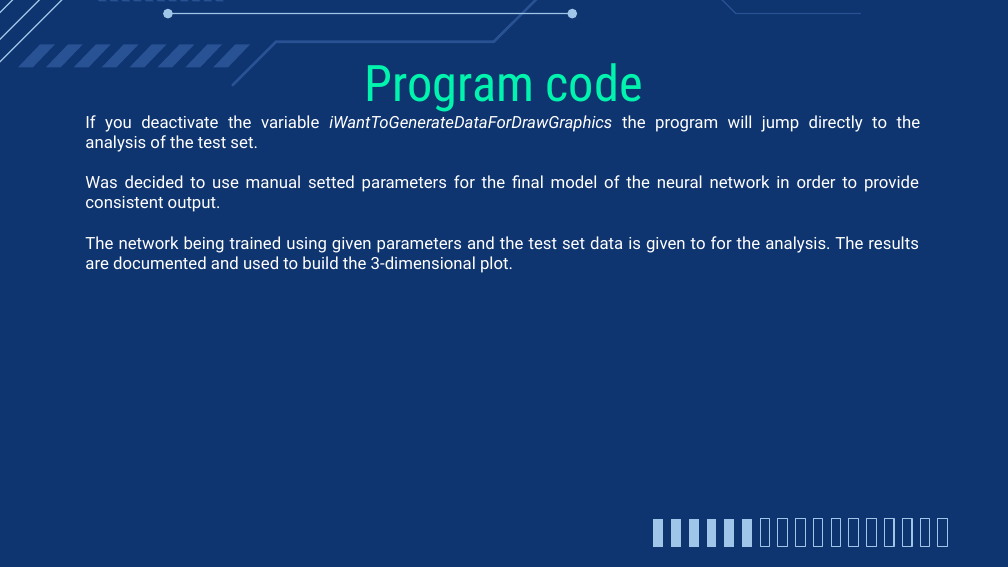
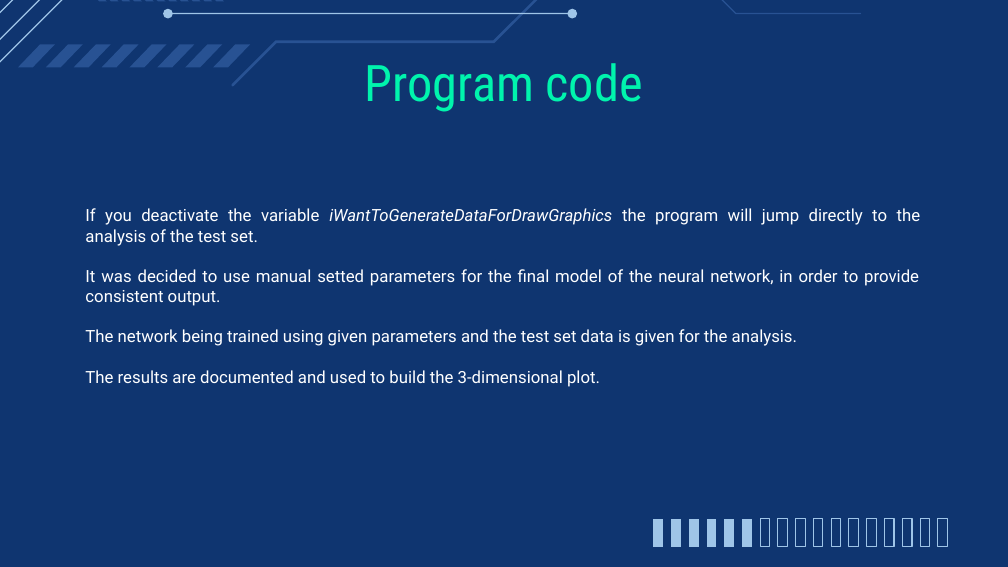
Before and after one commit to IntelligentSystemsUMAProject/LabProject01, a slide deck: slide 9 of Neural Networks.pptx. Drawn at 1008x567 pixels with LibreOffice and Linux fonts; fonts in the diff are those of the drawing. Boxes give left, top, right and bottom in pixels: in the first picture for what was removed or moved away, otherwise in the second. Text is boxed around its words. In the diff, an @@ line names an element or a change of style, - is before the commit and + after.

```diff
--- a/Neural Networks.pptx
+++ b/Neural Networks.pptx
@@ text "If you deactivate the variable ...": place and size @@
-text "If you deactivate the variable ..." at (85, 115, 921, 273)
+text "If you deactivate the variable ..." at (85, 208, 921, 387)
@@ text at (85, 269, 919, 387): text changed @@
-Was decided to use manual setted parameters for the final model of the neural network in order to provide consistent output.
-The network being trained using given parameters and the test set data is given to for the analysis. The results are documented and used to build the 3-dimensional plot.
+It was decided to use manual setted parameters for the final model of the neural network, in order to provide consistent output.
+The network being trained using given parameters and the test set data is given for the analysis.
+The results are documented and used to build the 3-dimensional plot.
```
Also in this commit, not shown: 6 other slides changed, 1 slide added.
